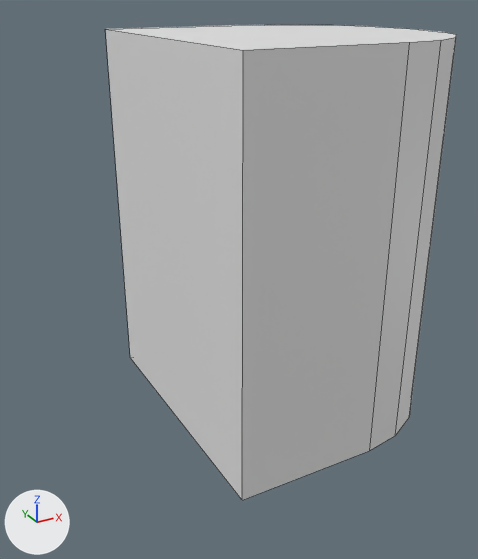
A saved change to the Blender file models/map.blend.
The view is the same before and after, from a camera (50 mm lens) standing at (-40.7, -59.5, 18.6) and looking at (-8.4, -0.8, -10.8). Every picture has the same lights, and +X, +Y and +Z are marked at lower left. The picture after the commit comes second. Mesh edges are drawn as thin lines.
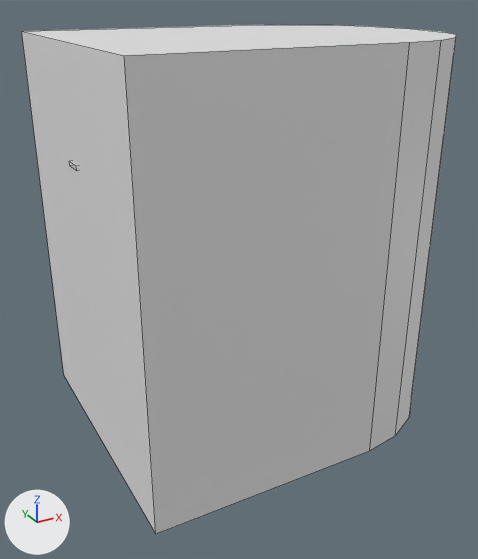
What changed in the scene script:
```text
Change me_plane:
    used by ob_plane; location = (-0.6, 0.0, -26.9); scale = (15.5, 15.5, 15.5)
    before: 0 (-1.0, -1.0, 0.0) at pixel (242, 500), 1 (-1.0, 1.0, 0.0) at pixel (130, 357), 2 (-1.0, 1.0, 2.68) at pixel (105, 29), 3 (-1.0, -1.0, 2.68) at pixel (243, 50)
    remove me_plane.from_pydata(...)  # 28 vertices, 16 faces; spans x -1.0..0.88, y -1.0..1.0, z 0.0..2.68
    add me_plane.from_pydata(...)  # 28 vertices, 16 faces; spans x -1.58..0.88, y -1.0..1.0, z 0.0..2.68
    me_plane part 1
    add for i in [*range(0, 4)]: me_plane.vertices[i].co += Vector((-0.58, 0.0, 0.0))
Add me_cube_006_1:
    me_cube_006_1.from_pydata(...)  # 20 vertices, 18 faces; spans x -10.19..1.0, y -3.32..3.32, z -0.2..0.2
Add ob_balcony_convcol:
    ob_balcony_convcol = bpy.data.objects.new('Balcony-convcol', me_cube_006_1)
    ob_balcony_convcol.location = (-15.0, 0.0, 3.8)
```

Pixel boxes (x1, y1, x2, y2) of what changed, in the pictures (478 x 559 px):
'Plane', reshaped (24% wider, 7% taller)
    before: (106, 25, 456, 500)
    after: (22, 25, 456, 534)
'Balcony-convcol', added (mostly hidden)
    after: (70, 161, 78, 171)
